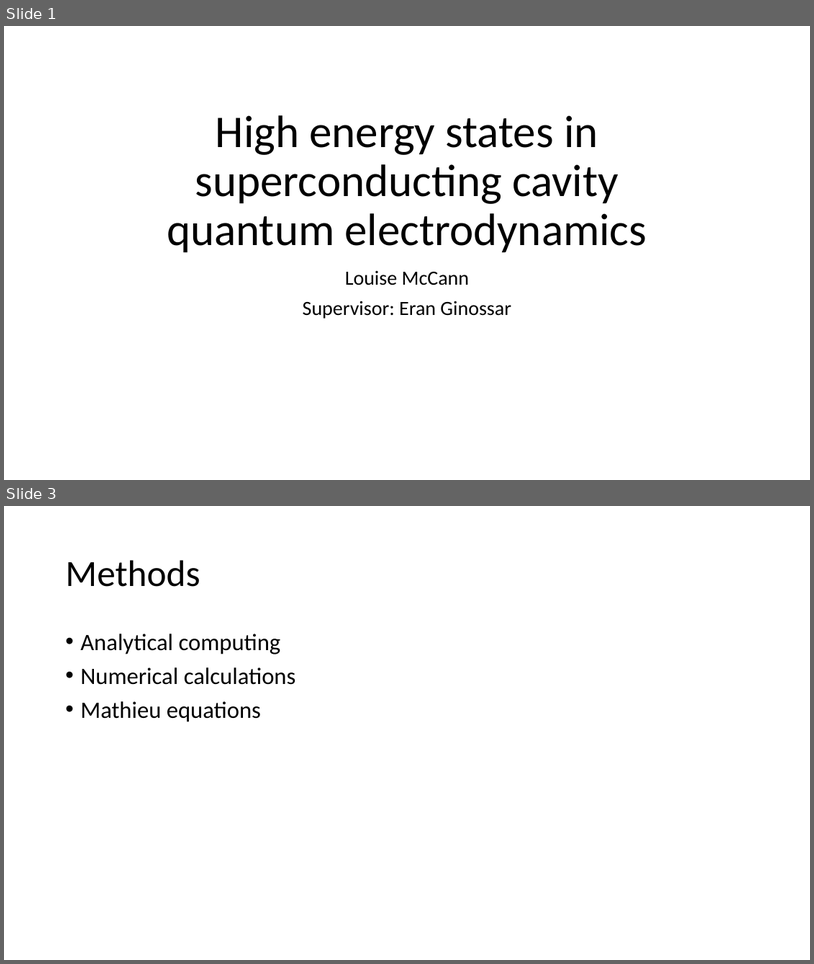
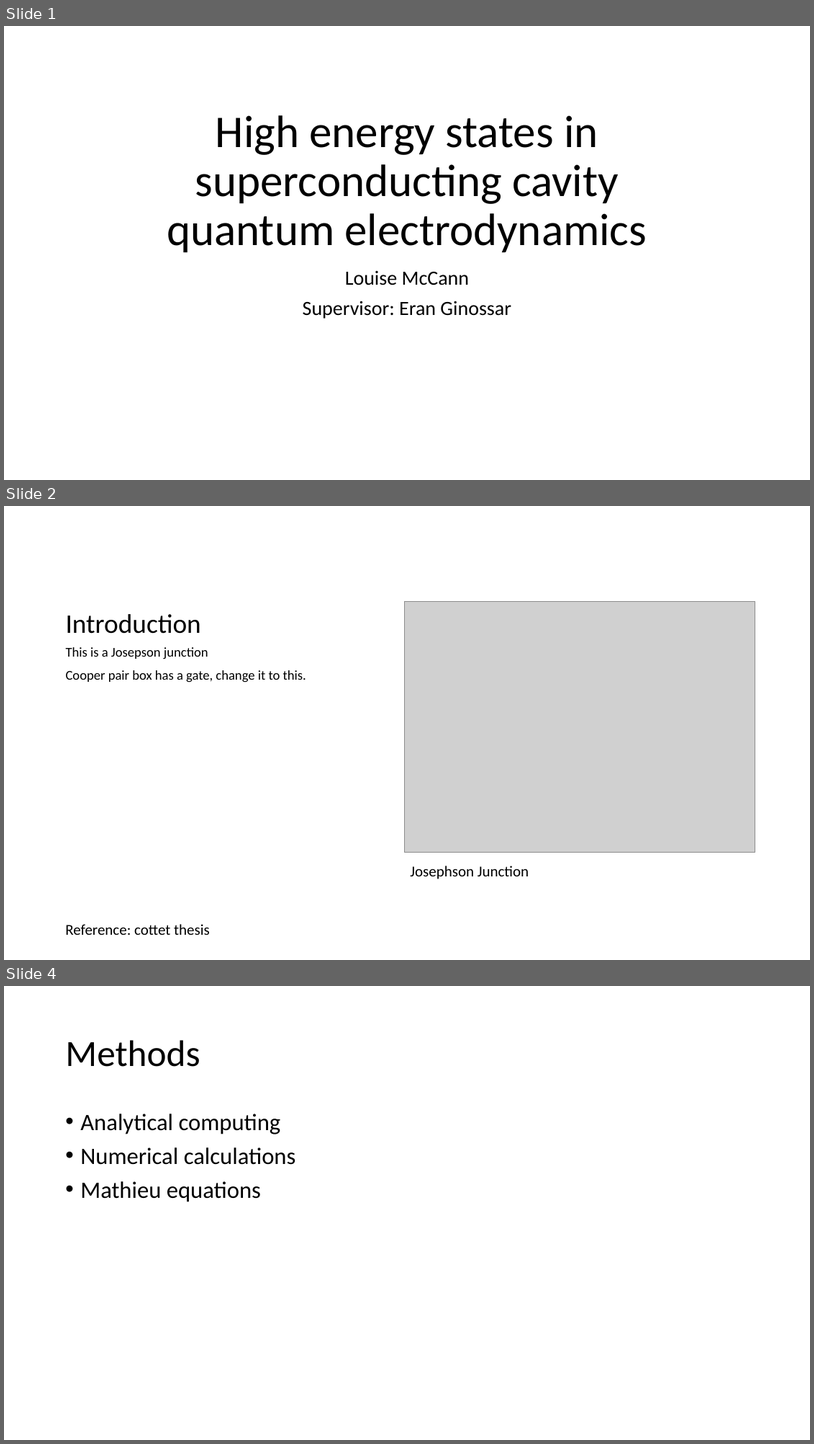
Before and after one commit to louisemccann/final_project, a slide deck: fyp_presentation.pptx. Shown one above the other, each under a label of ours: slides 1 and 3 before the commit, slides 1, 2 and 4 after it; the slides between them are not shown. The pictures are 814x964 and 814x1444 pixels, drawn with LibreOffice and Linux fonts; fonts in the diff are those of the drawing; grey boxes stand for pictures. Boxes give left, top, right and bottom in pixels: in the first picture for what was removed or moved away, otherwise in the second. Text is boxed around its words. In the diff, an @@ line names an element or a change of style, - is before the commit and + after.

```diff
--- a/fyp_presentation.pptx
+++ b/fyp_presentation.pptx
@@ slide 2 added at <box>4,506,810,960</box>, background #FFFFFF @@
@@ picture added at <box>404,601,756,852</box> @@
@@ title added at <box>66,614,201,633</box>, 32 pt, text #000000 @@
+Introduction
@@ text added at <box>66,647,306,682</box>, 16 pt, text #000000 @@
+This is a Josepson junction
+Cooper pair box has a gate, change it to this.
@@ text added at <box>410,865,529,879</box>, 18 pt, text #000000 @@
+Josephson Junction
@@ text added at <box>65,924,210,934</box>, 18 pt, text #000000 @@
+Reference: cottet thesis
@@ what was slide 3 is now slide 4 @@
```
Also in this commit, not shown: 2 slides changed, 2 other slides added, 1 slide removed.
